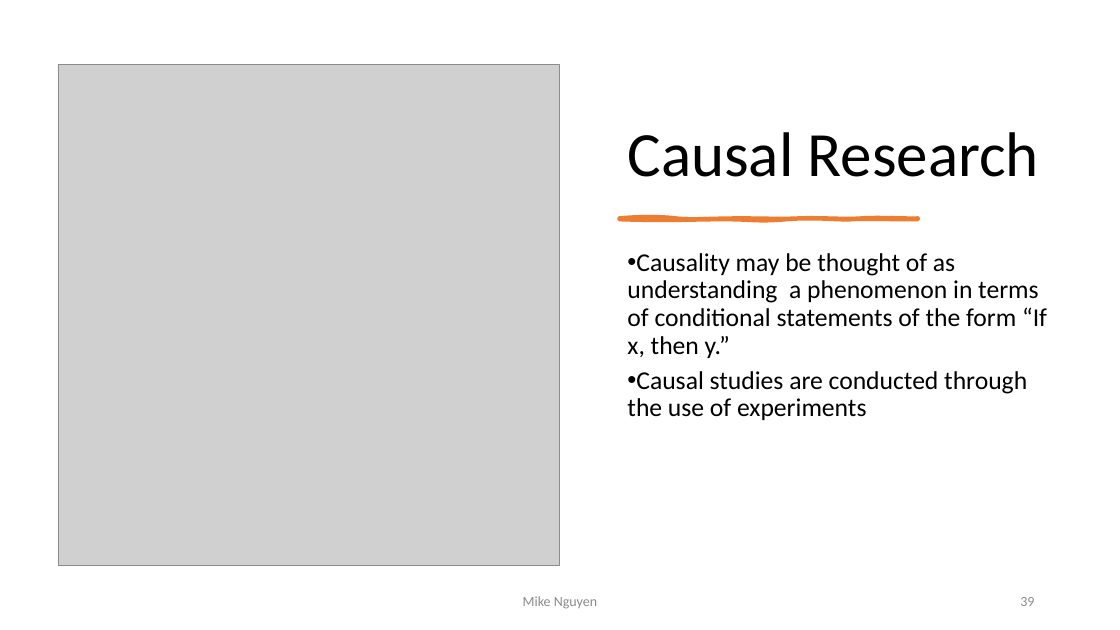
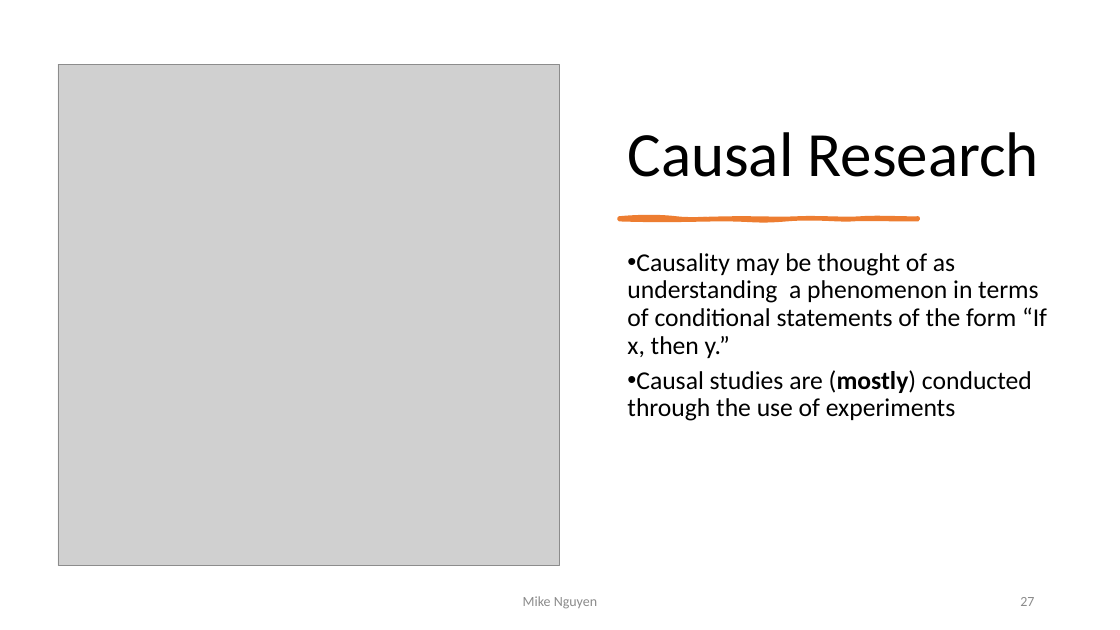
Before and after one commit to mikenguyen13/mar4050, a slide deck: slide 27 of lectures/2/2_Research Design.pptx (slide 39 before the commit). Drawn at 1120x630 pixels with LibreOffice and Linux fonts; fonts in the diff are those of the drawing; grey boxes stand for pictures. Boxes give left, top, right and bottom in pixels: in the first picture for what was removed or moved away, otherwise in the second. Text is boxed around its words. In the diff, an @@ line names an element or a change of style, - is before the commit and + after.

```diff
--- a/lectures/2/2_Research Design.pptx
+++ b/lectures/2/2_Research Design.pptx
@@ text at <box>627,370,1032,421</box>: text changed @@
-• Causal studies are conducted through the use of experiments
+• Causal studies are (mostly) conducted through the use of experiments
@@ page number at <box>1020,597,1034,606</box>: text changed @@
-39
+27
```
Also in this commit, not shown: 17 other slides changed, 9 slides added, 19 slides removed, 2 other files.
